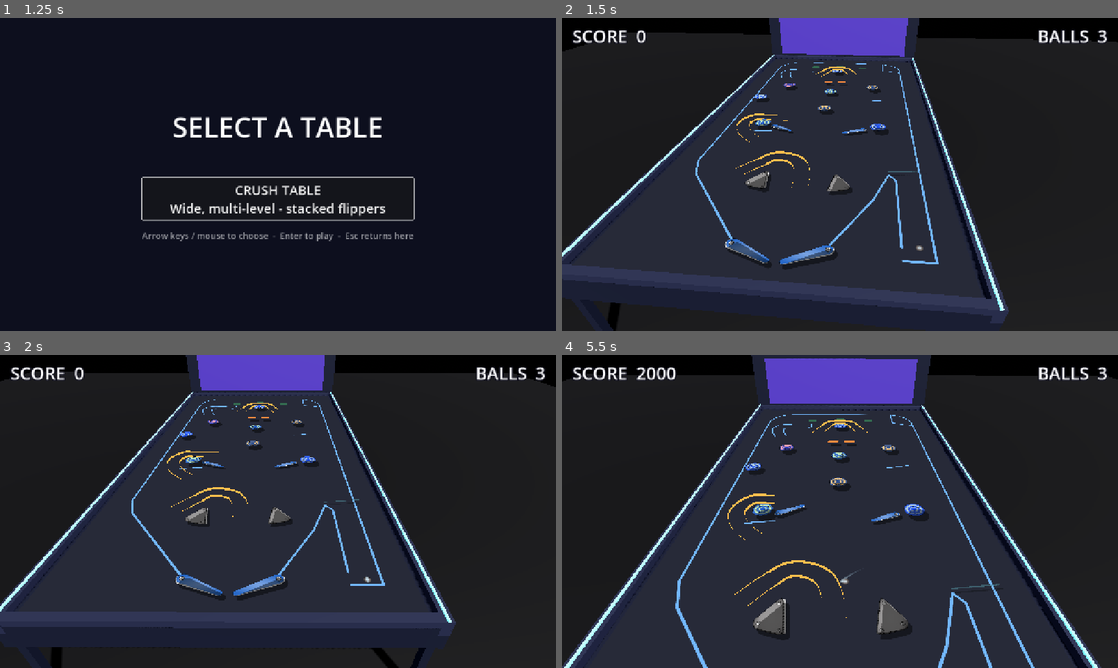
Above: before the commit, frames 1-4 (two rows, left to right).
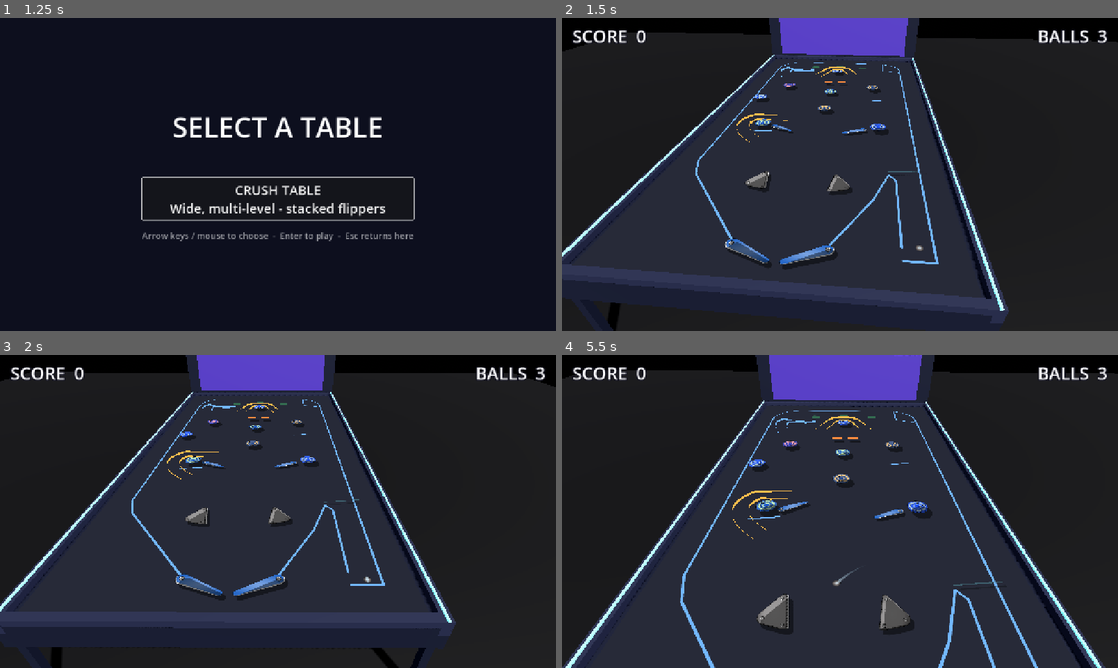
Above: after the commit, the same moments.

Repository: eddieedease/gdpb
Game: Godot game, scene res://scenes/table_select.tscn
The game is run twice, just before and just after one commit, with the same random seed, the same clock (stepped at 60 frames per second) and the same inputs. Sound files missing from this copy of the repository are replaced by a short silence.
Inputs:
- Up to frame 1 (1.25 s): hold E (nudge_right) from 0.53 s (still down)
- Up to frame 2 (1.5 s): release E (nudge_right) at 1.25 s; click "CRUSH TABLE Wide, multi-level…" at 1.25 s
- Up to frame 3 (2 s): no input
- Up to frame 4 (5.5 s): hold Down (ui_down) 2.03-2.78 s; tap Space (launch) at 2.1, 3.6, 5.1 s; hold E (nudge_right) 2.78-3.53 s; hold Space (launch) 2.78-3.53 s; hold Up (ui_up) 3.53-4.28 s; hold Space (launch) 4.28-5.03 s; hold A (flipper_left) from 4.28 s (still down)

Frame 1 is identical in both runs. In frame 2, 0.2% of the frame differs, in the area x 31-46%, y 15-55%; in frame 3, 0.2%; in frame 4, 9.9%, in the area x 0-100%, y 0-100%.

Commit message:
Rails become elevated channels; add "sucked in" momentum lock
- Rails now use the same elevated-channel mechanics as ramps (rail.tscn
  script -> ramp.gd, blue look, 500 pts): they pass OVER the playfield
  and get the sloped 3D ribbon-rail visuals (colour taken from each
  channel's Line2D, so ramps stay orange and rails blue). Ground-level
  guides can still be built with Wall/CurvedWall. scripts/rail.gd removed.
- Virtual-pinball capture feel in ramp.gd: while a ball rides a channel
  it is steered along the curve tangent preserving its speed, gently
  pulled to the centreline, and the channel field REPLACES gravity with a
  reduced value (priority over the table's gravity zone) so momentum
  carries it through climbs. Exports: guide_strength, centering,
  channel_gravity.

Verified: the rail's uphill hairpin - which previously required ~2600
speed - now captures and carries the ball through at 1200, exiting
cleanly, no errors.

Co-Authored-By: Claude Opus 4.8 <noreply@anthropic.com>

Diff:
--- a/scenes/advanced_table.tscn
+++ b/scenes/advanced_table.tscn
@@ -238,7 +238,3 @@
 [node name="ExampleRamp2" parent="." unique_id=100044486 instance=ExtResource("17_ramp")]
 position = Vector2(323, 1501.0001)
 rotation = -1.2140095
-
-[node name="ExampleRamp2" parent="ExampleRamp2" unique_id=864676548 instance=ExtResource("17_ramp")]
-position = Vector2(-376.26392, 341.9506)
-rotation = 1.525095
--- a/scenes/rail.tscn
+++ b/scenes/rail.tscn
@@ -1,6 +1,6 @@
 [gd_scene load_steps=3 format=3]
 
-[ext_resource type="Script" path="res://scripts/rail.gd" id="1"]
+[ext_resource type="Script" path="res://scripts/ramp.gd" id="1"]
 
 [sub_resource type="Curve2D" id="Curve2D_1"]
 _data = {
@@ -11,6 +11,7 @@
 [node name="Rail" type="Path2D"]
 curve = SubResource("Curve2D_1")
 script = ExtResource("1")
+ramp_score = 500
 
 [node name="Left" type="Line2D" parent="."]
 width = 7.0
--- a/scripts/crush_view.gd
+++ b/scripts/crush_view.gd
@@ -81,10 +81,10 @@
 	var space: RID = _vp.find_world_2d().space
 	for child in table.get_children().duplicate():
 		var n: String = child.name
-		if n.contains("Ramp"):
-			# Ramps are drawn as sloped 3D rails (board level at the mouths,
-			# rising to top_height) instead of on a flat tier plane. Physics
-			# stays 2D and untouched; only the flat art is replaced.
+		if n.contains("Ramp") or n.contains("Rail"):
+			# Ramps AND rails are elevated channels drawn as sloped 3D rails
+			# (board level at the mouths, rising to top_height). Physics stays
+			# 2D and untouched; only the flat art is replaced.
 			child.reparent(_vp_top)
 			_rehome_physics(child, space)
 			_build_ramp_rails(child)
@@ -146,7 +146,7 @@
 		mesh.mesh = st.commit()
 		var mat := StandardMaterial3D.new()
 		mat.shading_mode = BaseMaterial3D.SHADING_MODE_UNSHADED
-		mat.albedo_color = Color(1.0, 0.75, 0.3)
+		mat.albedo_color = line.default_color   # ramps orange, rails blue
 		mat.cull_mode = BaseMaterial3D.CULL_DISABLED
 		mesh.material_override = mat
 		add_child(mesh)
--- a/scripts/rail.gd
+++ /dev/null
@@ -1,150 +0,0 @@
-@tool
-extends Path2D
-## A rail: a guided CHANNEL the ball travels along. Draw the centre line with
-## the Path2D point/handle tools (like CurvedWall); this builds two parallel
-## walls a fixed distance apart, forming a lane. Great for orbits, loops and
-## guided ball paths.
-
-## Distance between the two rail walls (fit it to ~1.5-2x the ball diameter).
-@export var channel_width := 70.0:
-	set(v):
-		channel_width = v
-		_refresh()
-@export_range(1.0, 30.0) var smoothness := 4.0:
-	set(v):
-		smoothness = v
-		_refresh()
-@export var wall_bounce := 0.2
-@export var wall_friction := 0.0
-
-@onready var _left: Line2D = $Left
-@onready var _right: Line2D = $Right
-
-
-var _sound_cooldown := 0.0
-
-
-func _ready() -> void:
-	_connect_curve()
-	_refresh()
-	if not Engine.is_editor_hint():
-		_build_collision($Left.points)
-		_build_collision($Right.points)
-		_build_sound_field()
-
-
-func _connect_curve() -> void:
-	if curve and not curve.changed.is_connected(_refresh):
-		curve.changed.connect(_refresh)
-
-
-func _refresh() -> void:
-	_connect_curve()
-	if _left == null:
-		_left = get_node_or_null("Left")
-		_right = get_node_or_null("Right")
-	if _left == null or _right == null or curve == null:
-		return
-	var center := curve.tessellate(5, smoothness)
-	_left.points = _offset(center, channel_width * 0.5)
-	_right.points = _offset(center, -channel_width * 0.5)
-
-
-## Offset a polyline sideways by d (perpendicular to its direction), then remove
-## self-intersection loops so the inner wall of a tight curve stays smooth (a
-## naive offset barbs inward on tight bends and snags the ball).
-func _offset(pts: PackedVector2Array, d: float) -> PackedVector2Array:
-	var raw := PackedVector2Array()
-	var n := pts.size()
-	for i in n:
-		var dir: Vector2
-		if i == 0:
-			dir = pts[1] - pts[0]
-		elif i == n - 1:
-			dir = pts[i] - pts[i - 1]
-		else:
-			dir = pts[i + 1] - pts[i - 1]
-		if dir.length() < 0.001:
-			dir = Vector2.RIGHT
-		dir = dir.normalized()
-		raw.append(pts[i] + Vector2(-dir.y, dir.x) * d)
-	return _remove_loops(raw)
-
-
-## Drop any point whose incoming segment crosses an earlier segment - that loop
-## is a self-intersection barb from offsetting a concave curve.
-func _remove_loops(pts: PackedVector2Array) -> PackedVector2Array:
-	var out := PackedVector2Array()
-	for p in pts:
-		out.append(p)
-		var m := out.size()
-		if m < 4:
-			continue
-		for j in range(m - 3):
-			if _segments_cross(out[m - 2], out[m - 1], out[j], out[j + 1]):
-				var keep := out.slice(0, j + 1)
-				keep.append(out[m - 1])
-				out = keep
-				break
-	return out
-
-
-func _segments_cross(a: Vector2, b: Vector2, c: Vector2, e: Vector2) -> bool:
-	var r := b - a
-	var s := e - c
-	var rxs := r.cross(s)
-	if absf(rxs) < 0.0001:
-		return false
-	var t := (c - a).cross(s) / rxs
-	var u := (c - a).cross(r) / rxs
-	return t > 0.01 and t < 0.99 and u > 0.01 and u < 0.99
-
-
-func _build_collision(pts: PackedVector2Array) -> void:
-	if pts.size() < 2:
-		return
-	var body := StaticBody2D.new()
-	var mat := PhysicsMaterial.new()
-	mat.friction = wall_friction
-	mat.bounce = wall_bounce
-	body.physics_material_override = mat
-	var segs := PackedVector2Array()
-	for i in pts.size() - 1:
-		segs.append(pts[i])
-		segs.append(pts[i + 1])
-	var shape := ConcavePolygonShape2D.new()
-	shape.segments = segs
-	var cs := CollisionShape2D.new()
-	cs.shape = shape
-	body.add_child(cs)
-	add_child(body)
-
-
-## A sound-only Area2D covering the channel interior - unlike Ramp, rails don't
-## switch physics layers (the ball stays guided by ordinary walls), so this
-## exists purely to trigger the "entering a rail" whoosh.
-func _build_sound_field() -> void:
-	var left: PackedVector2Array = $Left.points
-	var right: PackedVector2Array = $Right.points
-	if left.size() < 2 or right.size() < 2:
-		return
-	var poly := PackedVector2Array()
-	poly.append_array(left)
-	for i in range(right.size() - 1, -1, -1):
-		poly.append(right[i])
-	var area := Area2D.new()
-	area.name = "SoundField"
-	area.collision_mask = 1
-	var cp := CollisionPolygon2D.new()
-	cp.polygon = poly
-	area.add_child(cp)
-	add_child(area)
-	area.body_entered.connect(_on_sound_field_entered)
-
-
-func _on_sound_field_entered(body: Node) -> void:
-	if not body.is_in_group("ball") or _sound_cooldown > 0.0:
-		return
-	SoundManager.play("whoosh")
-	_sound_cooldown = 0.5
-	get_tree().create_timer(_sound_cooldown).timeout.connect(func(): _sound_cooldown = 0.0)
--- a/scripts/ramp.gd
+++ b/scripts/ramp.gd
@@ -21,6 +21,15 @@
 @export var wall_bounce := 0.15
 ## Points awarded once each time a ball boards the ramp (0 = no scoring).
 @export var ramp_score := 2000
+
+## The "sucked in" feel: while captured, the ball is steered along the curve
+## (speed preserved), pulled gently to the centreline, and gravity inside the
+## channel is reduced so momentum carries it through climbs.
+@export var guide_strength := 6.0
+@export var centering := 8.0
+@export var channel_gravity := 250.0
+
+var _riding: Array[RigidBody2D] = []
 
 @onready var _left: Line2D = $Left
 @onready var _right: Line2D = $Right
@@ -136,6 +145,12 @@
 	var area := Area2D.new()
 	area.name = "Field"
 	area.collision_mask = 1 | RAMP_BIT   # detect the ball whether on or off the ramp
+	# Reduced gravity inside the channel (wins over the table's gravity zone)
+	# so the ball keeps its momentum through climbs.
+	area.gravity_space_override = Area2D.SPACE_OVERRIDE_REPLACE
+	area.gravity = channel_gravity
+	area.gravity_direction = Vector2.DOWN
+	area.priority = 5
 	var cp := CollisionPolygon2D.new()
 	cp.polygon = poly
 	area.add_child(cp)
@@ -153,6 +168,8 @@
 	body.collision_mask = RAMP_BIT
 	body.z_index = 10
 	body.set_meta("on_ramp", true)
+	if body is RigidBody2D and not _riding.has(body):
+		_riding.append(body)
 	SoundManager.play("whoosh")
 	if ramp_score > 0:
 		GameManager.add_score(ramp_score)
@@ -165,3 +182,33 @@
 	body.collision_mask = 1
 	body.z_index = 0
 	body.set_meta("on_ramp", false)
+	_riding.erase(body)
+
+
+func _physics_process(delta: float) -> void:
+	if Engine.is_editor_hint() or _riding.is_empty() or curve == null:
+		return
+	for ball: RigidBody2D in _riding.duplicate():
+		if not is_instance_valid(ball):
+			_riding.erase(ball)
+			continue
+		var speed: float = ball.linear_velocity.length()
+		if speed < 80.0:
+			continue
+		# Direction of the channel at the ball's position (in global space).
+		var local := to_local(ball.global_position)
+		var off := curve.get_closest_offset(local)
+		var ahead := curve.sample_baked(minf(off + 8.0, curve.get_baked_length()))
+		var behind := curve.sample_baked(maxf(off - 8.0, 0.0))
+		var tangent := (to_global(ahead) - to_global(behind)).normalized()
+		if tangent.length_squared() < 0.5:
+			continue
+		# Steer along the channel, whichever way the ball is already moving,
+		# preserving its speed - the "locked in, keeps momentum" feel.
+		if ball.linear_velocity.dot(tangent) < 0.0:
+			tangent = -tangent
+		var target := tangent * speed
+		ball.linear_velocity = ball.linear_velocity.lerp(target, clampf(guide_strength * delta, 0.0, 1.0))
+		# Gentle pull toward the centreline.
+		var to_center: Vector2 = to_global(curve.sample_baked(off)) - ball.global_position
+		ball.linear_velocity += to_center * centering * delta
Not shown, removed: scripts/rail.gd.uid
